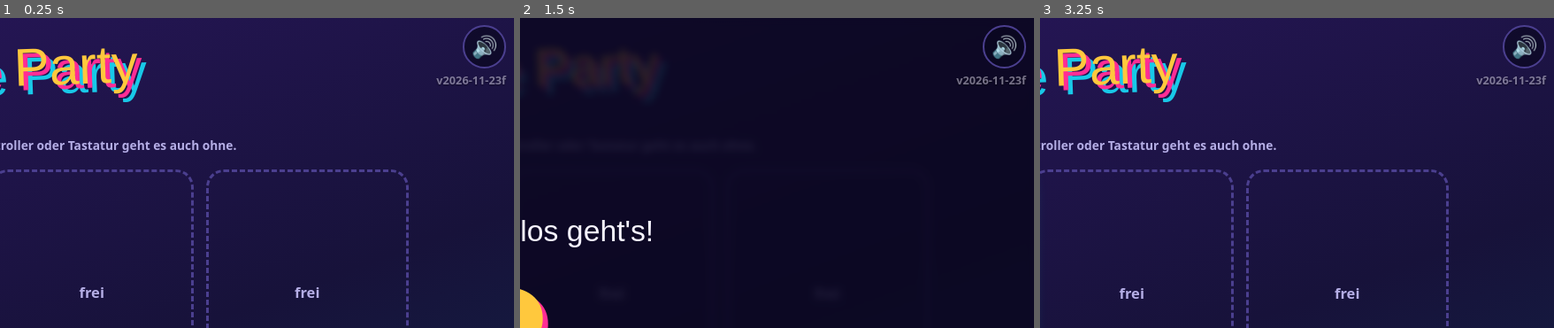
Above: before the commit, frames 1-3 (left to right).
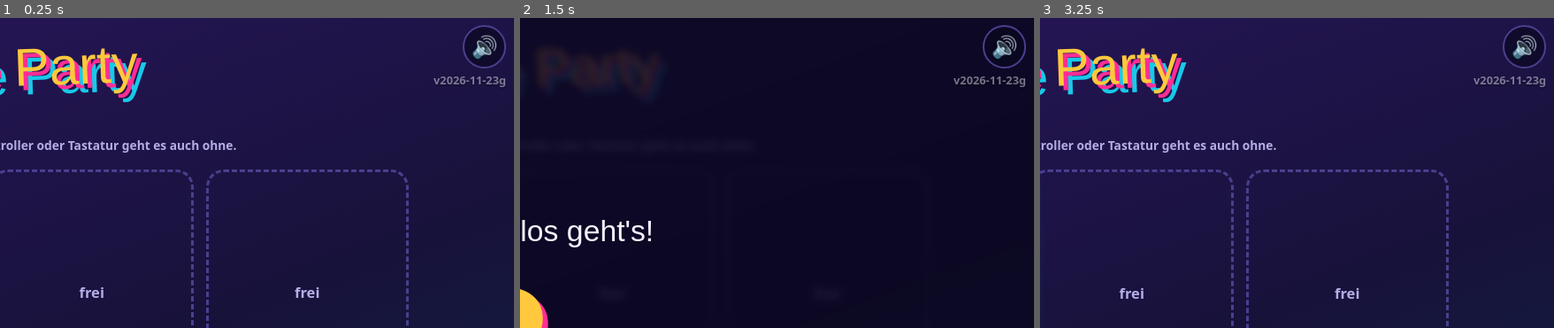
Above: after the commit, the same moments.

Repository: Kuma665/Arcade-Party
Game: browser game, page index.html
Two runs of this game, one before a commit and one after it. Both use one fixed random seed, a clock stepped at 60 frames per second and the inputs below.
Inputs (mouse positions are % of the whole screen's width and height, from its top left):
- Up to frame 1 (0.25 s): no input
- Up to frame 2 (1.5 s): click (48, 49) at 0.27 s; hold Right from 1.03 s (still down); click (48, 55) at 1.07 s; tap Space at 1.1 s
- Up to frame 3 (3.25 s): release Right at 1.53 s; hold Down 1.58-1.85 s; tap Space every 0.5 s from 1.6 to 3.1 s; click (32, 44) at 1.67 s; click "Bereit? · Enter drücken" at 1.77 s; hold Left 1.9-2.47 s; click (65, 42) at 2.27 s; hold Up 2.52-2.82 s; tap T at 2.52 s; click (61, 60) at 2.87 s; hold Right from 2.87 s (still down)
The pictures show only the part of the screen within x 50-100%, y 0-50%; the shares and areas given below are measured in that part.

The runs differ from the first frame. In frame 1, 0.2% of the frame differs, in the area x 84-99%, y 18-23%; in frame 2, 0.3%; in frame 3, 0.2%.

Commit message:
Spiel aktualisiert: Spielkacheln ohne Untertitel (keine Erklaertexte unter Menuepunkten)
Co-Authored-By: Claude Opus 5.5 <noreply@anthropic.com>

Diff:
--- a/index.html
+++ b/index.html
@@ -373,7 +373,7 @@
  const l=list(),ae=document.activeElement,keep=ae&&ae.classList&&ae.classList.contains('nmi')?{id:ae.dataset.id,s:ae.selectionStart}:null;
  $('slots').innerHTML=[0,1,2,3,4,5,6,7].map(i=>{const p=l.find(x=>x.slot===i);
   return p?`<div class="sl in ${p.rd?'rd':''} ${p.tm&&TMON?'tm':''}" style="--c:${pcol(p)};--tm:${p.tm&&TMON?TC[p.tm-1] …(2655 unchanged characters)…
- $('tiles').innerHTML=GAMES.map((g,i)=>`<div class="tile ${i===cur?'sel':''}" onclick="cur=${i};tileA(${i})" style="cursor:pointer"><span>${g[2]}</span><b>${g[0]}</b><small>${g[1]}</small>${i&&REC[i]?`<small class="rc">🏆 ${REC[i].v} ${unitOf(i)}</small>`:''}</div>`).join('');
+ $('tiles').innerHTML=GAMES.map((g,i)=>`<div class="tile ${i===cur?'sel':''}" onclick="cur=${i};tileA(${i})" style="cursor:pointer"><span>${g[2]}</span><b>${g[0]}</b>${i&&REC[i]?`<small class="rc">🏆 ${REC[i].v} ${unitOf(i)}</small>`:''}</div>`).join('');
  {const g=[[],[],[],[]];l.forEach(p=>{if(p.tm)g[p.tm-1].push(p.pts)});const t=$('tpts'),r=TMON?g.map((a,i)=>a.length?{i …(193 unchanged characters)…
  $('board').innerHTML=[...l].sort((a,b)=>b.pts-a.pts).map(p=>`<div class="bp" style="--c:${COL[p.co]}">${av(p)}${p.crown?'👑 ':''}${esc(p.name)}${tmb(p)} <b>${p.pts}</b></div>`).join('');
  const row=(i,l,v,go)=>`<div class="rw ${i===rc?'sel':''} ${go?'go':''}" onclick="rowClick(${i})"><span>${l}</span>${v! …(222 unchanged characters)…
@@ -575,7 +575,7 @@
 /* ===== Grundausstattung (wie in den anderen Spielen): Ton aus beim Verlassen, Stumm-Knopf, Fehleranzeige, Wake Lock,
    Zurück-Taste, Vollbild, Dreh-Hinweis, Mauszeiger ausblenden, Version + Credits. Texte zentral in TX.
    var statt let/const: pollPads() und push1() laufen schon, bevor dieser Block erreicht ist. ===== */
-var VER='v2026-11-23f';
+var VER='v2026-11-23g';
 var TX={gfxL:'Grafik',gfx:['Auto','Niedrig','Mittel','Hoch'],hOk:'{A} OK · {B} Zurück',hPz:'{A} Wählen · {B} Weiterspie …(435 unchanged characters)…
  mute:'Ton an/aus (M)',err:'Fehler: ',line:'Zeile ',rot:'📱 ↻<br>Bitte quer drehen',
  credits:'<b>Arcade Party</b> '+VER+'<br>Musik und Soundeffekte: im Spiel erzeugt<br>Schriften: Bungee, Rajdhani (Google Fonts)<br>QR-Code: qrcodejs (davidshimjs)<br>Handy-Verbindung: PeerJS (peerjs.com)<br><small>Tippen zum Schließen</small>'};
